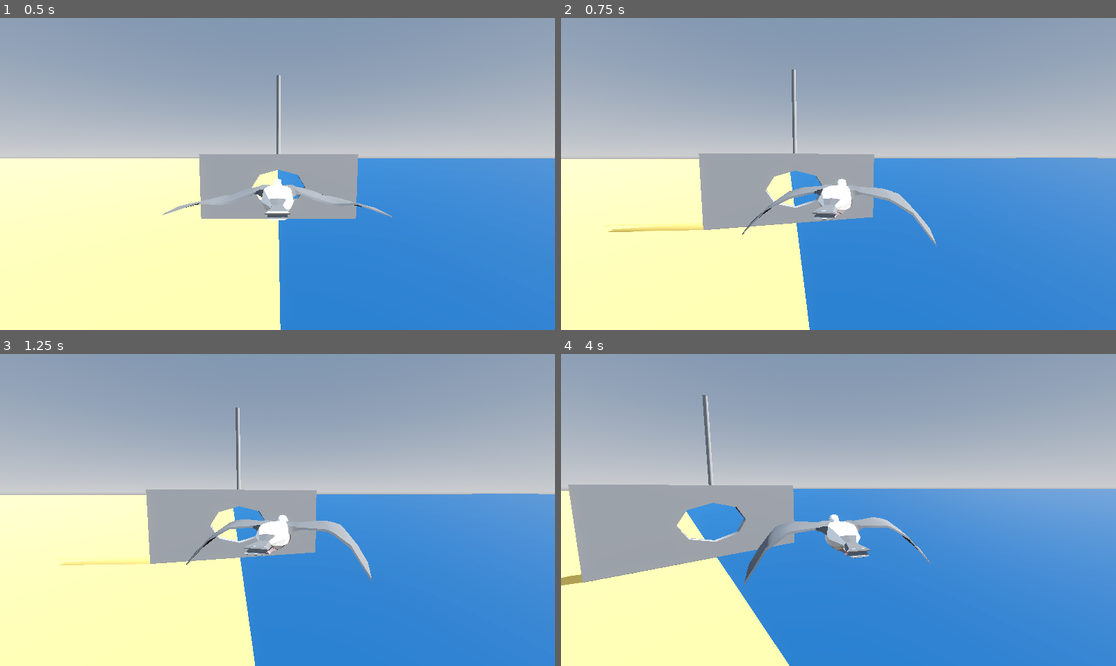
Above: before the commit, frames 1-4 (two rows, left to right).
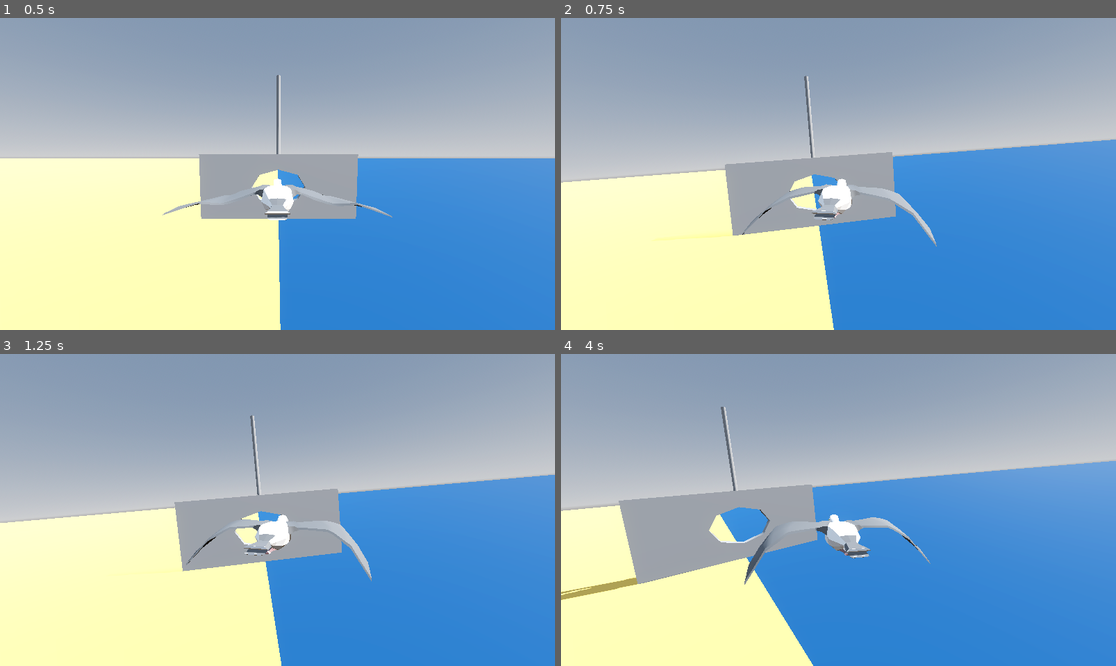
Above: after the commit, the same moments.

Repository: Wiwiweb/StMaloGull
Game: Godot game, scene res://main.tscn
The game is run twice, just before and just after one commit, with the same random seed, the same clock (stepped at 60 frames per second) and the same inputs.
Inputs:
- Up to frame 1 (0.5 s): no input
- Up to frame 2 (0.75 s): hold D (move_right) from 0.53 s (still down)
- Up to frame 3 (1.25 s): keep holding D (move_right); tap Space (flap) at 0.77, 1.07 s
- Up to frame 4 (4 s): release D (move_right) at 1.28 s; hold S (move_down) 1.28-2.03 s; tap Space (flap) at 1.52, 1.82, 3.02, 3.32, 3.77 s; hold D (move_right) 2.03-2.78 s; hold W (move_up) 2.78-3.53 s; hold A (move_left) from 3.53 s (still down)

Frame 1 is identical in both runs. In frame 2, 8.3% of the frame differs, in the area x 0-100%, y 16-100%; in frame 3, 8.9%; in frame 4, 11%, in the area x 0-100%, y 13-100%.

Commit message:
Reset camera rotation faster when returning

Diff:
--- a/main.tscn
+++ b/main.tscn
@@ -71,6 +71,9 @@
 
 [node name="Player" parent="." unique_id=1836796806 instance=ExtResource("1_ig7tw")]
 transform = Transform3D(-4.371139e-08, 0, 1, 0, 1, 0, -1, 0, -4.371139e-08, -0.5, 27.5, 91.600006)
+max_turn_rate = 1.5
+max_tilt_when_turning = 0.8
+tilt_speed_when_turning = 0.5
 
 [node name="Node3D" type="Node3D" parent="." unique_id=1609681491]
 transform = Transform3D(1, 0, 0, 0, 1, 0, 0, 0, 1, 16.400002, 0, 60.4)
--- a/scenes/player/player.gd
+++ b/scenes/player/player.gd
@@ -5,14 +5,17 @@
 	STUNNED,
 }
 
-@onready var stun_timer : Timer = $StunTimer
-@onready var animation_player : AnimationPlayer = $Seagull_model/AnimationPlayer
+@onready var stun_timer: Timer = $StunTimer
+@onready var animation_player: AnimationPlayer = $Seagull_model/AnimationPlayer
 
-@export var forward_velocity : float
-@export var stunned_back_velocity : float
-@export var max_turn_rate : float
+@export var forward_velocity: float = 15
+@export var stunned_back_velocity: float = 5
+@export var max_turn_rate: float = 1.2
+@export var max_tilt_when_turning: float = 0.4
+@export var tilt_speed_when_turning: float = 2
+@export var tilt_speed_multiplier_when_returning: float = 5.0
 
-var state : State = State.IDLE
+var state: State = State.IDLE
 
 func _physics_process(delta: float) -> void:
 	var motion := Vector3.ZERO
@@ -20,10 +23,16 @@
 		var joystick_vector := Input.get_vector("move_left", "move_right", "move_down", "move_up")
 		rotation.y = rotation.y + -joystick_vector.x * max_turn_rate * delta
 		rotation.z = rotation.z + joystick_vector.y * max_turn_rate * delta
+		var target_rotation_x := joystick_vector.x * max_tilt_when_turning
+		var turning_deeper: bool = abs(target_rotation_x) > abs(rotation.x)
+		var tilt_speed_multiplier := 1.0
+		if not turning_deeper:
+			tilt_speed_multiplier = tilt_speed_multiplier_when_returning
+		rotation.x = lerpf(rotation.x, target_rotation_x, delta * tilt_speed_when_turning * tilt_speed_multiplier)
 
 		motion = basis.x * forward_velocity * delta
 	elif state == State.STUNNED:
-		motion = basis.x * -stunned_back_velocity * stun_timer.time_left/stun_timer.wait_time * delta
+		motion = basis.x * -stunned_back_velocity * stun_timer.time_left / stun_timer.wait_time * delta
 
 	var collision := move_and_collide(motion)
 	if collision:
--- a/scenes/player/player.tscn
+++ b/scenes/player/player.tscn
@@ -7,8 +7,6 @@
 [sub_resource type="SphereShape3D" id="SphereShape3D_g2els"]
 radius = 1.7
 
-[sub_resource type="SphereMesh" id="SphereMesh_qhqgy"]
-
 [node name="CharacterBody3D" type="CharacterBody3D" unique_id=1996693346]
 script = ExtResource("1_3vyb7")
 forward_velocity = 15.0
@@ -17,7 +15,6 @@
 
 [node name="CameraRotationNode" type="Node3D" parent="." unique_id=631586169]
 script = ExtResource("2_gmlin")
-max_camera_rotation = 0.25
 
 [node name="Camera3D" type="Camera3D" parent="CameraRotationNode" unique_id=1786322509]
 transform = Transform3D(-4.371139e-08, 0.08715574, -0.9961947, 0, 0.9961947, 0.08715574, 1, 3.8096983e-09, -4.3545054e-08, -13.1, 2.5000005, 0)
@@ -29,10 +26,6 @@
 
 [node name="Seagull_model" parent="." unique_id=721381014 instance=ExtResource("2_dovo2")]
 
-[node name="MeshInstance3D" type="MeshInstance3D" parent="." unique_id=977596268]
-visible = false
-mesh = SubResource("SphereMesh_qhqgy")
-
 [node name="StunTimer" type="Timer" parent="." unique_id=763369771]
 process_callback = 0
 wait_time = 1.5
